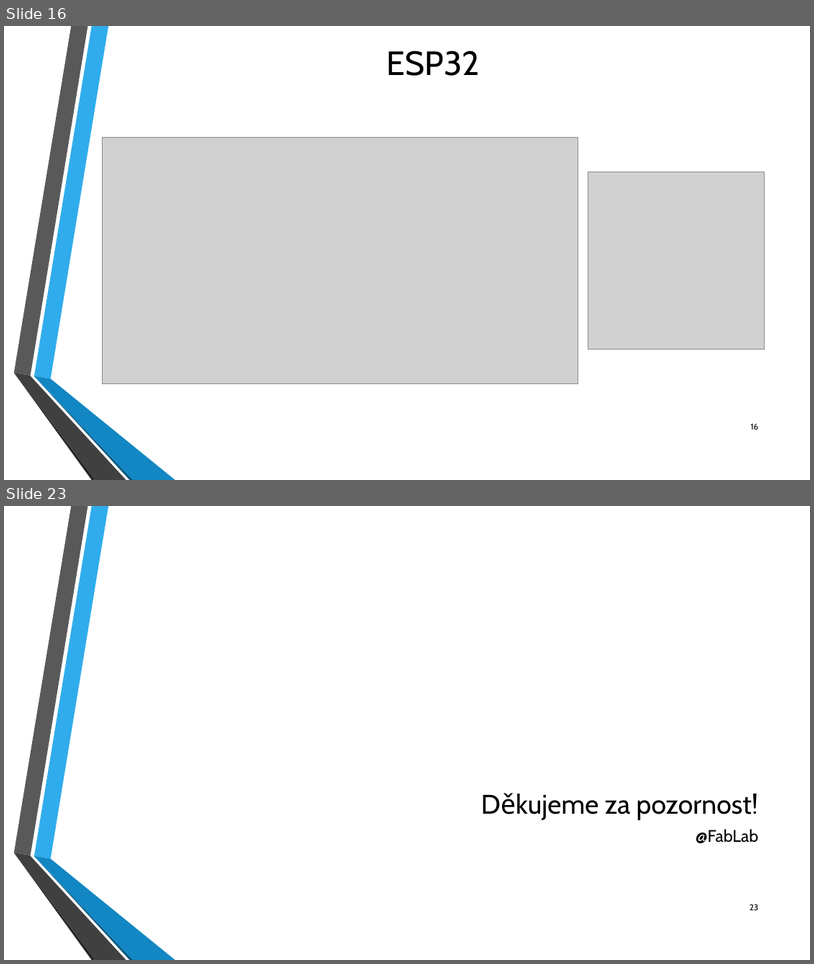
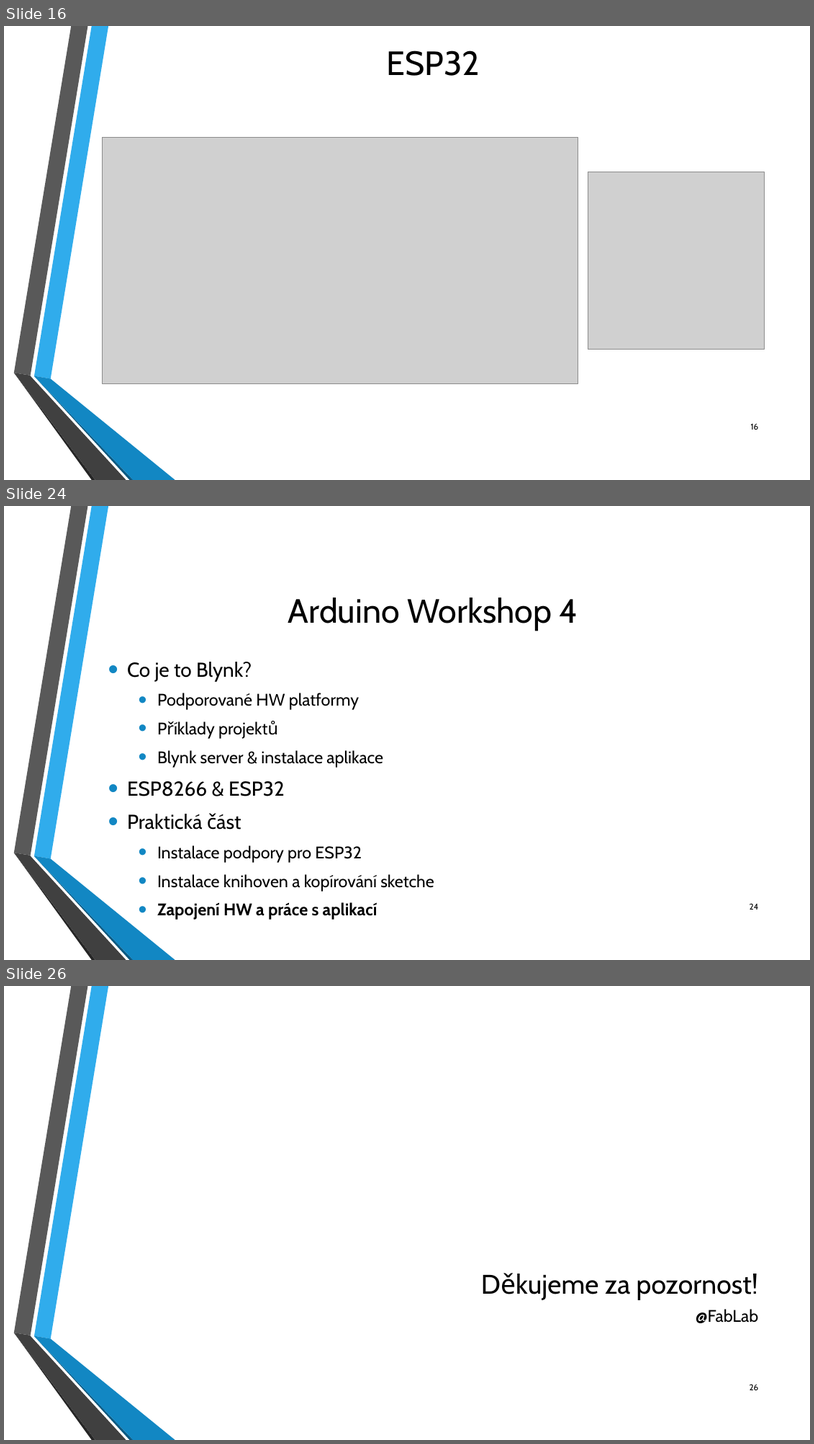
Before and after one commit to fablab-brno/Arduino-Akademie, a slide deck: Workshop 4/Arduino_Workshop_FabLab_4.pptx. Shown one above the other, each under a label of ours: slides 16 and 23 before the commit, slides 16, 24 and 26 after it; the slides between them are not shown. The pictures are 814x964 and 814x1444 pixels, drawn with LibreOffice and Linux fonts; fonts in the diff are those of the drawing; grey boxes stand for pictures; background and template pictures are left out. Boxes give left, top, right and bottom in pixels: in the first picture for what was removed or moved away, otherwise in the second. Text is boxed around its words. In the diff, an @@ line names an element or a change of style, - is before the commit and + after.

Commit message:
Update
- new sktech for Blynk 2.0
- updated presentation (PPTX & PDF)

```diff
--- a/Workshop 4/Arduino_Workshop_FabLab_4.pptx
+++ b/Workshop 4/Arduino_Workshop_FabLab_4.pptx
@@ slide 24 added at [4,506,810,960], background picture (left out); not listed: 6 template elements that a slide beside it also shows @@
@@ title added at [288,597,579,631], 40 pt, text #000000 @@
+Arduino Workshop 4
@@ text added at [127,662,435,919], 20 pt, text #000000 @@
+• Co je to Blynk?
+  • Podporované HW platformy
+  • Příklady projektů
+  • Blynk server & instalace aplikace
+• ESP8266 & ESP32
+• Praktická část
+  • Instalace podpory pro ESP32
+  • Instalace knihoven a kopírování sketche
+  • Zapojení HW a práce s aplikací
@@ page number added at [750,903,759,909], 10 pt, text #000000 @@
+24
@@ what was slide 23 is now slide 26 @@
@@ page number at [750,1383,759,1390]: text changed @@
-23
+26
```
Also in this commit, not shown: 14 slides changed, 3 other slides added, 1 slide removed, 2 other files.
